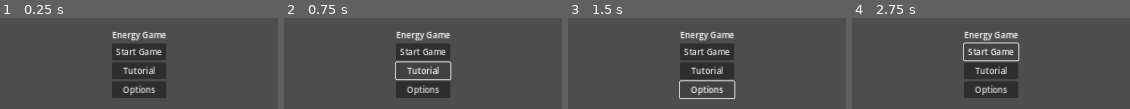
Above: before the commit, frames 1-4 (left to right).
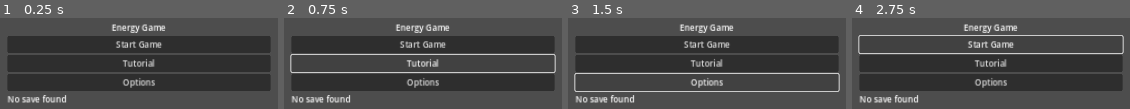
Above: after the commit, the same moments.

Repository: daniel-macias/energy-game
Game: Godot game, scene res://scenes/main.tscn
The game is run twice, just before and just after one commit, with the same random seed, the same clock (stepped at 60 frames per second) and the same inputs. This scene is started directly instead of the project's main scene.
Inputs:
- Up to frame 1 (0.25 s): no input
- Up to frame 2 (0.75 s): click "Tutorial" at 0.5 s
- Up to frame 3 (1.5 s): click "Options" at 1.25 s
- Up to frame 4 (2.75 s): click "Start Game" at 2 s

The runs differ from the first frame. In frame 1, 52% of the frame differs, in the area x 2-98%, y 6-94%; in frame 2, 40%; in frame 3, 39%; in frame 4, 39%.
Error after the commit: Invalid call. Nonexistent function 'change_scene' in base 'SceneTree'. (res://scripts/menu.gd:49)

Commit message:
starting loading sequence

Diff:
--- a/scenes/game.tscn
+++ b/scenes/game.tscn
@@ -1,7 +1,6 @@
-[gd_scene load_steps=10 format=3 uid="uid://c7a8cexa0tn2l"]
+[gd_scene load_steps=9 format=3 uid="uid://c7a8cexa0tn2l"]
 
 [ext_resource type="Texture2D" uid="uid://bjcmyhwx6rxme" path="res://test.png" id="1_s5s73"]
-[ext_resource type="Script" path="res://scripts/GameManager.gd" id="1_wxrd0"]
 [ext_resource type="Texture2D" uid="uid://bpbnk8p61xp2l" path="res://icon.svg" id="1_wyxp4"]
 [ext_resource type="PackedScene" uid="uid://m20qguwbdhdt" path="res://scenes/room.tscn" id="2_ylmqk"]
 [ext_resource type="Texture2D" uid="uid://e0p7qh6t4oc" path="res://x.png" id="5_chb1t"]
@@ -26,7 +25,6 @@
 grow_horizontal = 2
 grow_vertical = 2
 size_flags_horizontal = 4
-script = ExtResource("1_wxrd0")
 
 [node name="VBoxContainer" type="VBoxContainer" parent="."]
 layout_mode = 1
--- a/scenes/main.tscn
+++ b/scenes/main.tscn
@@ -1,4 +1,6 @@
-[gd_scene format=3 uid="uid://hed4wco3yctu"]
+[gd_scene load_steps=2 format=3 uid="uid://hed4wco3yctu"]
+
+[ext_resource type="Script" path="res://scripts/menu.gd" id="1_mt6cq"]
 
 [node name="MainMenu" type="Control"]
 layout_mode = 3
@@ -7,8 +9,10 @@
 anchor_bottom = 1.0
 grow_horizontal = 2
 grow_vertical = 2
+script = ExtResource("1_mt6cq")
 
 [node name="VBoxContainer" type="VBoxContainer" parent="."]
+custom_minimum_size = Vector2(500, 0)
 layout_mode = 1
 anchors_preset = 8
 anchor_left = 0.5
@@ -25,6 +29,7 @@
 [node name="Label" type="Label" parent="VBoxContainer"]
 layout_mode = 2
 text = "Energy Game"
+horizontal_alignment = 1
 
 [node name="Play" type="Button" parent="VBoxContainer"]
 layout_mode = 2
@@ -37,3 +42,7 @@
 [node name="Options" type="Button" parent="VBoxContainer"]
 layout_mode = 2
 text = "Options"
+
+[node name="Debug" type="Label" parent="VBoxContainer"]
+layout_mode = 2
+text = "Debug"
--- a/scenes/room.tscn
+++ b/scenes/room.tscn
@@ -30,6 +30,7 @@
 texture_normal = ExtResource("1_4sh66")
 
 [node name="Notification" type="TextureButton" parent="."]
+layout_mode = 0
 offset_left = 53.0
 offset_top = 177.0
 offset_right = 134.0
--- a/scenes/skill.tscn
+++ b/scenes/skill.tscn
@@ -56,16 +56,19 @@
 offset_bottom = 117.0
 
 [node name="ColorRect4" type="ColorRect" parent="SelectRectangle"]
+layout_mode = 0
 offset_left = 112.0
 offset_right = 118.0
 offset_bottom = 82.0
 
 [node name="ColorRect2" type="ColorRect" parent="SelectRectangle"]
+layout_mode = 0
 offset_top = 1.0
 offset_right = 6.0
 offset_bottom = 112.0
 
 [node name="ColorRect3" type="ColorRect" parent="SelectRectangle"]
+layout_mode = 0
 offset_top = 111.0
 offset_right = 118.0
 offset_bottom = 117.0
--- /dev/null
+++ b/scripts/menu.gd
@@ -0,0 +1,52 @@
+extends Control
+
+@onready var play_button = $VBoxContainer/Play
+@onready var tutorial_button = $VBoxContainer/Tutorial
+@onready var options_button = $VBoxContainer/Options
+@onready var debug_label = $VBoxContainer/Debug
+
+func _ready():
+	# Check if a save file exists
+	if FileAccess.file_exists("user://save_game.dat"):
+		play_button.text = "Continue Game"
+
+		# Load the save file and display some of its contents in the debug label
+		var file = FileAccess.open("user://save_game.dat", FileAccess.READ)
+		var json = JSON.new()
+		var result = json.parse(file.get_as_text())
+		file.close()
+
+		if result.error == OK:
+			var save_data = result.result
+			# Display relevant information from the save file
+			var happiness = save_data.get("happiness", 100)
+			var money = save_data.get("money", 1000)
+			var tourists = save_data.get("tourists", 0)
+
+			# Update the debug label with the save data
+			debug_label.text = "Save Found!\nHappiness: %s\nMoney: %s\nTourists: %s".format([happiness, money, tourists])
+		else:
+			debug_label.text = "Save file is corrupted."
+
+	else:
+		play_button.text = "Start Game"
+		debug_label.text = "No save found"
+
+	# Connect button signals
+	play_button.pressed.connect(_on_play_button_pressed)
+	tutorial_button.pressed.connect(_on_tutorial_button_pressed)
+	options_button.pressed.connect(_on_options_button_pressed)
+
+func _on_play_button_pressed():
+	if play_button.text == "Continue Game":
+		GameManager.load_game()
+	else:
+		GameManager.initialize_game_logic()  # Start a fresh game
+	# Transition to the game scene
+	get_tree().change_scene("res://scenes/game.tscn")
+
+func _on_tutorial_button_pressed():
+	get_tree().change_scene("res://scenes/tutorial.tscn")
+
+func _on_options_button_pressed():
+	get_tree().change_scene("res://scenes/options.tscn")
